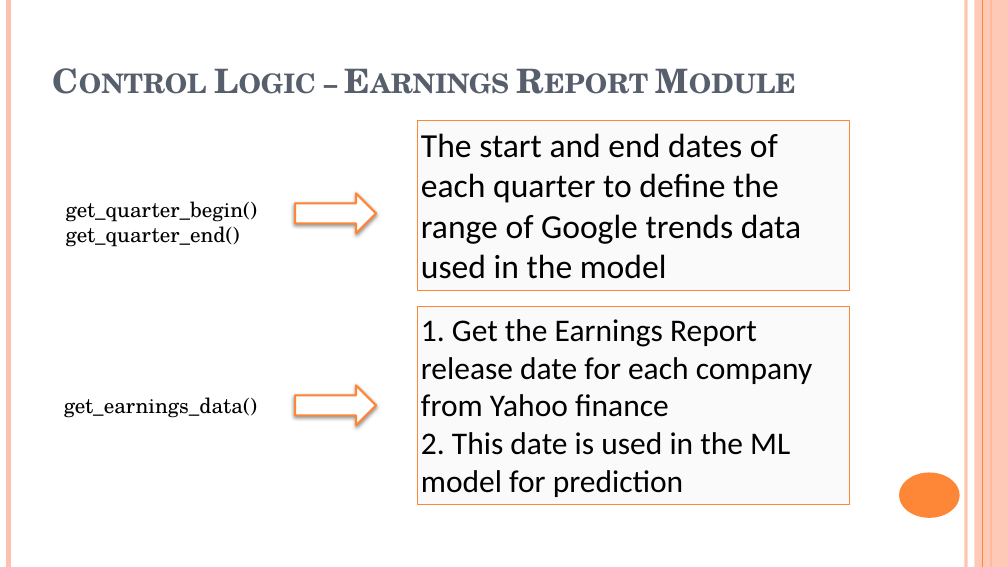
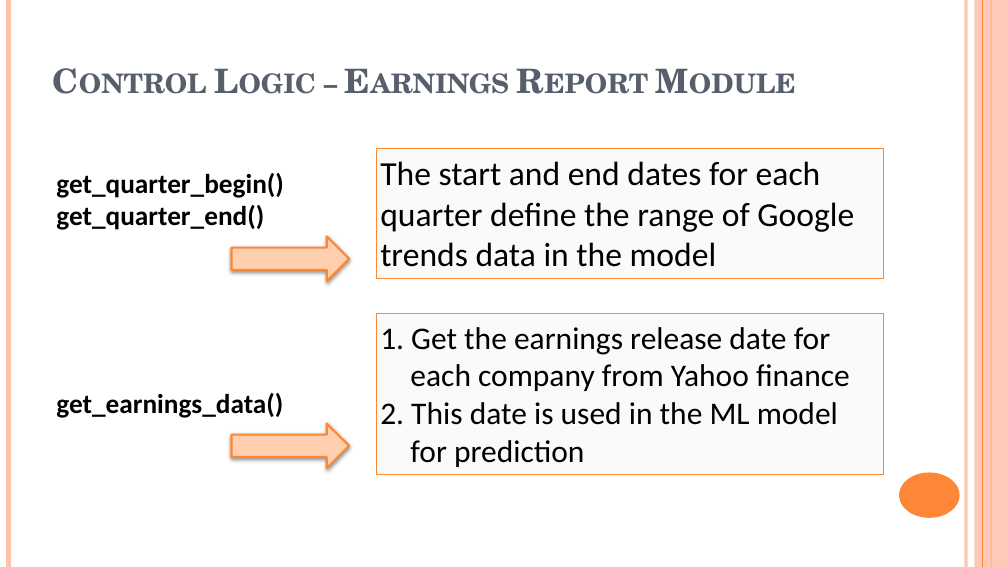
Before and after one commit to khyatiparekh/Searching-for-Success, a slide deck: slide 7 of Doc/FinalPresentation.pptx. Drawn at 1008x567 pixels with LibreOffice and Linux fonts; fonts in the diff are those of the drawing. Boxes give left, top, right and bottom in pixels: in the first picture for what was removed or moved away, otherwise in the second. Text is boxed around its words. In the diff, an @@ line names an element or a change of style, - is before the commit and + after.

Commit message:
few more formatting changes

```diff
--- a/Doc/FinalPresentation.pptx
+++ b/Doc/FinalPresentation.pptx
@@ rectangle "The start and end dates ...": place and size @@
-rectangle "The start and end dates ..." at box(417, 120, 850, 291)
+rectangle "The start and end dates ..." at box(377, 148, 884, 278)
@@ text "get_quarter_begin()" at box(56, 173, 283, 230): size 20 to 26 pt, font TeX Gyre Schola to Calibri, bold on @@
@@ text "get_quarter_begin()": place and size @@
-text "get_quarter_begin()" at box(66, 201, 257, 247)
+text "get_quarter_begin()" at box(56, 173, 283, 230)
@@ text in rectangle at box(380, 161, 854, 267): text changed @@
-The start and end dates of each quarter to define the range of Google trends data used in the model
+The start and end dates for each quarter define the range of Google trends data in the model
@@ right arrow removed at box(295, 194, 376, 234) @@
@@ right arrow added at box(231, 237, 349, 281), fill #FFCFAF, outline #FE8637 2 pt @@
@@ rectangle "1. Get the earnings release ...": place and size @@
-rectangle "1. Get the earnings release ..." at box(417, 306, 850, 505)
+rectangle "1. Get the earnings release ..." at box(377, 314, 884, 474)
@@ text in rectangle at box(380, 327, 850, 391): text changed @@
-1. Get the Earnings Report release date for each company from Yahoo finance
+1. Get the earnings release date for each company from Yahoo finance
@@ text "get_earnings_data()": place and size @@
-text "get_earnings_data()" at box(64, 397, 257, 418)
+text "get_earnings_data()" at box(56, 393, 283, 418)
@@ text "get_earnings_data()" at box(56, 393, 283, 418): size 20 to 26 pt, font TeX Gyre Schola to Calibri, bold on @@
@@ right arrow removed at box(295, 386, 376, 426) @@
@@ text in rectangle at box(380, 402, 838, 467): indent changed @@
@@ right arrow added at box(231, 423, 349, 468), fill #FFCFAF, outline #FE8637 2 pt @@
```
Also in this commit, not shown: 4 other slides changed.
